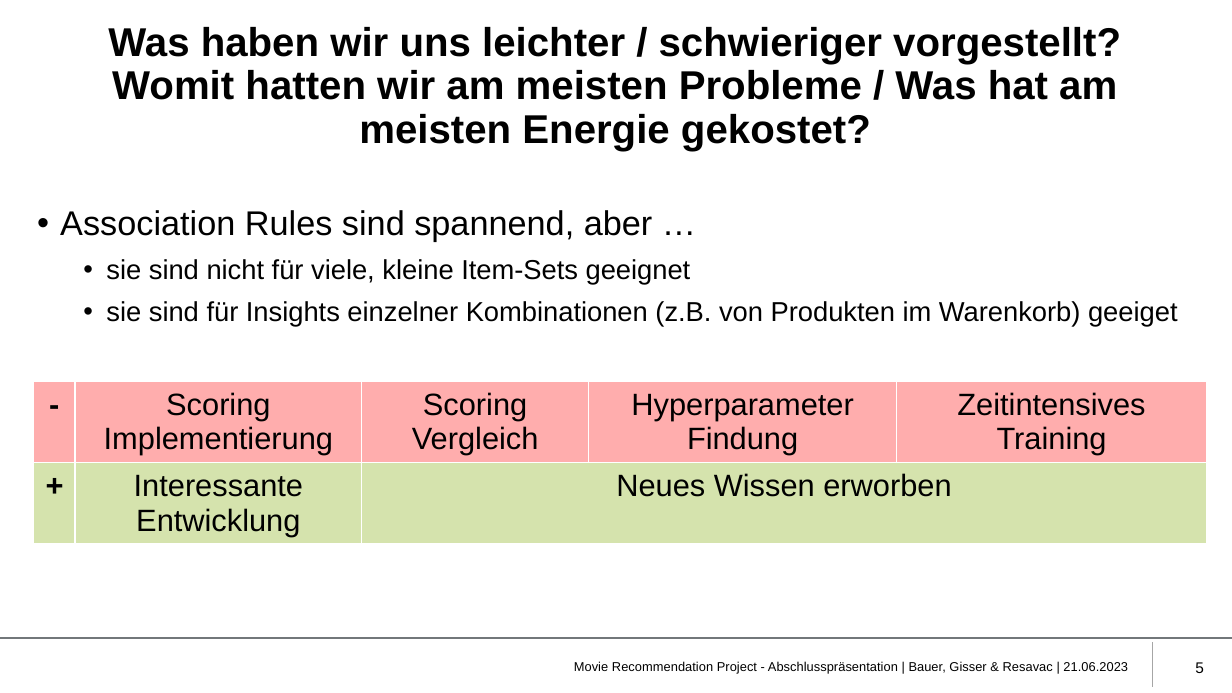
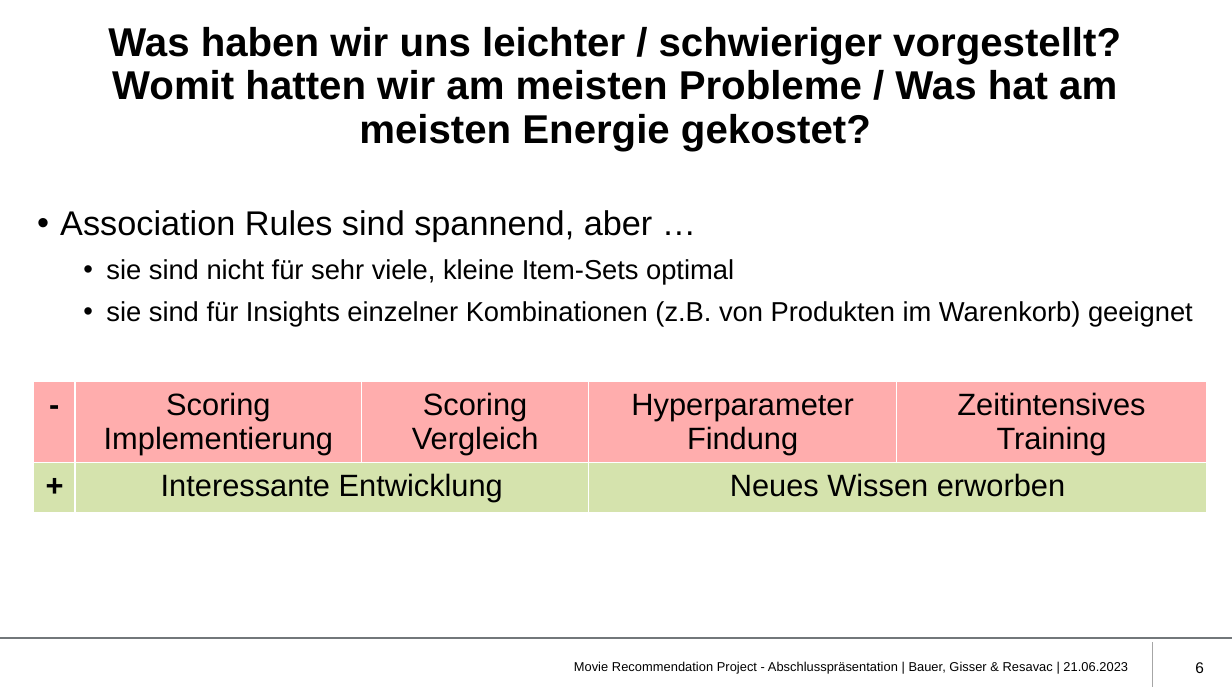
Before and after one commit to bar01a/mds-ss2023-SOE-Python-project, a slide deck: slide 6 of final-presentation/final_presentation.pptx (slide 5 before the commit). Drawn at 1232x693 pixels with LibreOffice and Linux fonts; fonts in the diff are those of the drawing; background and template pictures are left out. Boxes give left, top, right and bottom in pixels: in the first picture for what was removed or moved away, otherwise in the second. Text is boxed around its words. In the diff, an @@ line names an element or a change of style, - is before the commit and + after.

Commit message:
update presentation

```diff
--- a/final-presentation/final_presentation.pptx
+++ b/final-presentation/final_presentation.pptx
@@ text at <box>106,259,1193,327</box>: text changed @@
-  • sie sind nicht für viele, kleine Item-Sets geeignet
-  • sie sind für Insights einzelner Kombinationen (z.B. von Produkten im Warenkorb) geeiget
+  • sie sind nicht für sehr viele, kleine Item-Sets optimal
+  • sie sind für Insights einzelner Kombinationen (z.B. von Produkten im Warenkorb) geeignet
@@ table at <box>33,381,1207,506</box> @@
-row 2, column 3: Neues Wissen erworben
+row 2, column 3: 
-row 2, column 4: 
+row 2, column 4: Neues Wissen erworben
@@ page number at <box>1195,662,1204,673</box>: text changed @@
-5
+6
```
Also in this commit, not shown: 2 other slides changed, 1 slide added.
